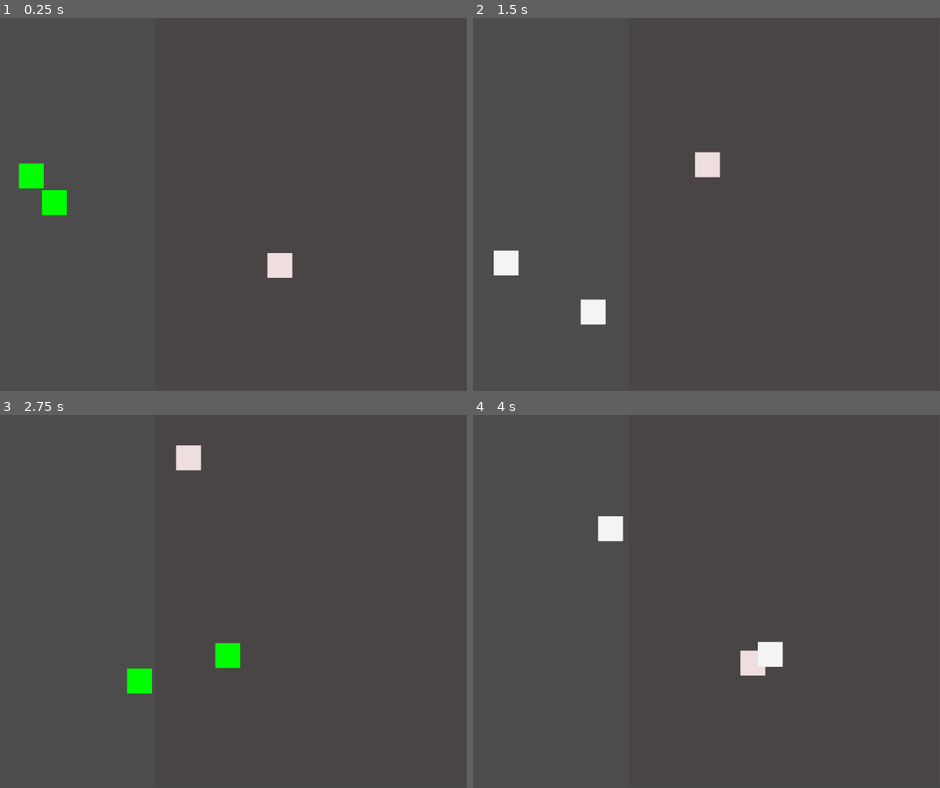
Above: before the commit, frames 1-4 (two rows, left to right).
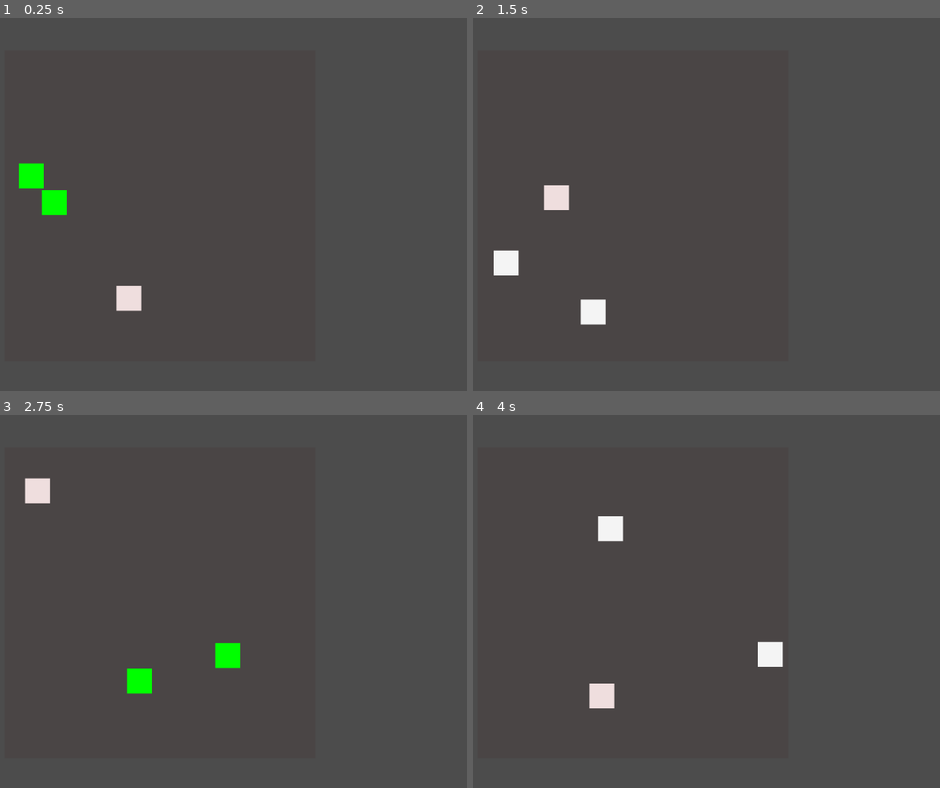
Above: after the commit, the same moments.

Repository: hilfazer/godot-projects
Game: Godot game, scene res://main.tscn
Two runs of this game, one before a commit and one after it. Both use one fixed random seed, a clock stepped at 60 frames per second and the inputs below.
Inputs:
- Up to frame 1 (0.25 s): no input
- Up to frame 2 (1.5 s): no input
- Up to frame 3 (2.75 s): no input
- Up to frame 4 (4 s): no input

The runs differ from the first frame. In frame 1, 0.7% of the frame differs, in the area x 24-63%, y 63-79%; in frame 2, 0.7%; in frame 3, 0.7%, in the area x 5-44%, y 8-24%; in frame 4, 0.7%.

Commit message:
viewport in the centre

Diff:
--- a/godot3/Worlds/main.tscn
+++ b/godot3/Worlds/main.tscn
@@ -6,16 +6,16 @@
 
 [node name="ViewportContainer" type="ViewportContainer" parent="."]
 modulate = Color( 0.976471, 0.909804, 0.909804, 1 )
-margin_left = 523.0
-margin_top = -1.0
-margin_right = 1023.0
-margin_bottom = 599.0
+margin_left = 280.0
+margin_top = 52.0
+margin_right = 780.0
+margin_bottom = 552.0
 __meta__ = {
 "_edit_group_": true
 }
 
 [node name="Viewport" type="Viewport" parent="ViewportContainer"]
-size = Vector2( 500, 600 )
+size = Vector2( 500, 500 )
 handle_input_locally = false
 render_target_update_mode = 3
 
